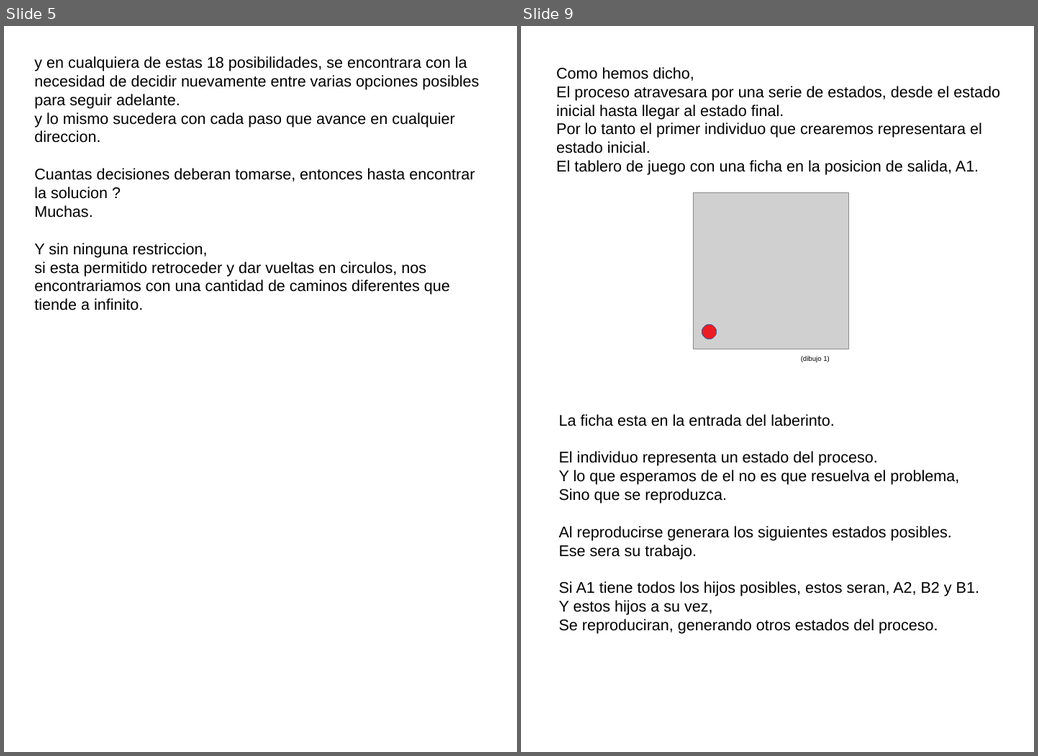
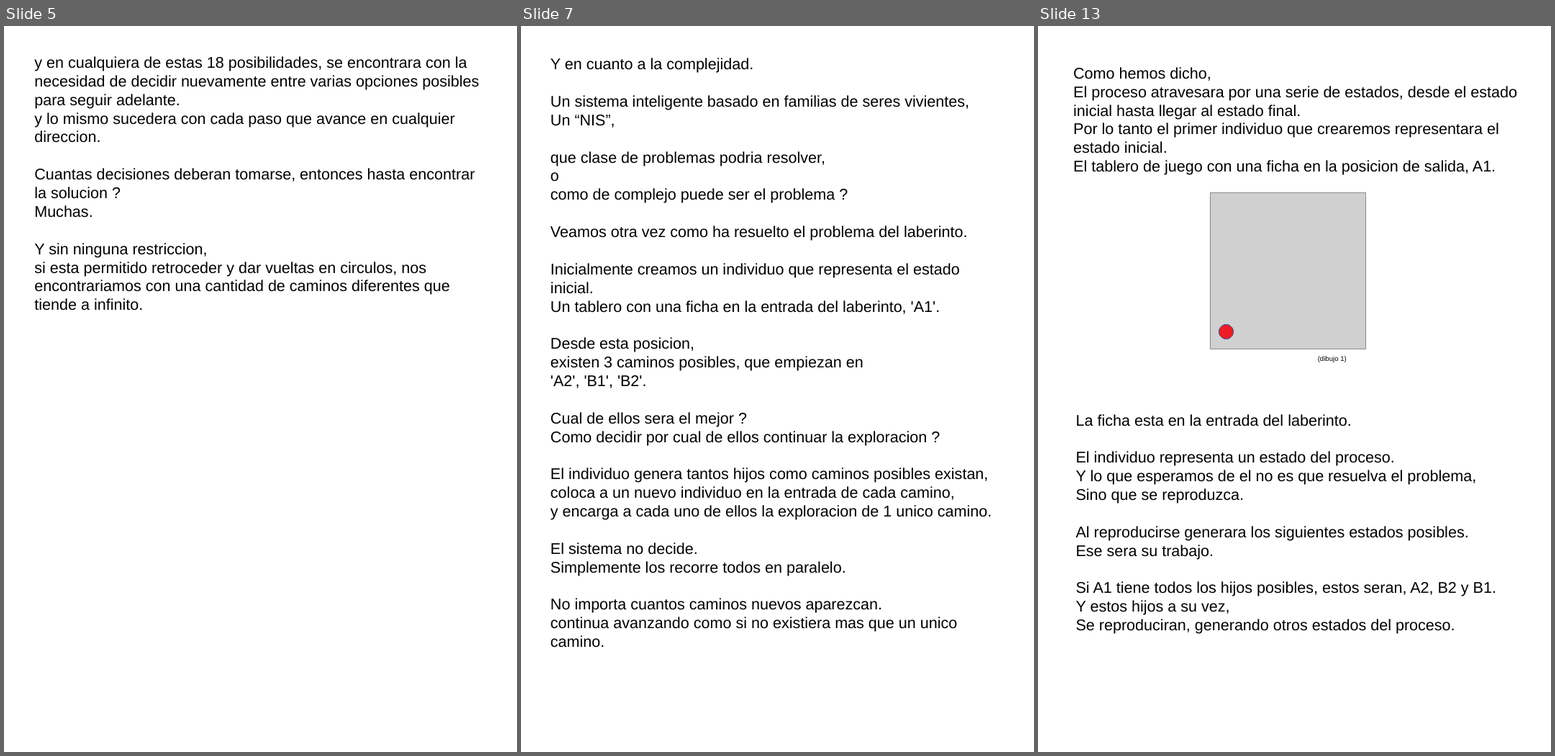
Before and after one commit to fabhrius/La-Cosa, a slide deck: capitulos/Potencia del sistema/Potencia del sistema.odp. Shown side by side, each under a label of ours: slides 5 and 9 before the commit, slides 5, 7 and 13 after it; the slides between them are not shown. The pictures are 1038x756 and 1555x756 pixels, drawn with LibreOffice and Linux fonts; fonts in the diff are those of the drawing; grey boxes stand for pictures. Boxes give left, top, right and bottom in pixels: in the first picture for what was removed or moved away, otherwise in the second. Text is boxed around its words. In the diff, an @@ line names an element or a change of style, - is before the commit and + after.

```diff
--- a/capitulos/Potencia del sistema/Potencia del sistema.odp
+++ b/capitulos/Potencia del sistema/Potencia del sistema.odp
@@ slide 7 added at [521, 26, 1034, 752], background #FFFFFF @@
@@ text added at [551, 58, 992, 632], 18 pt, text #000000 @@
+Y en cuanto a la complejidad.
+Un sistema inteligente basado en familias de seres vivientes,
+Un “NIS”,
+que clase de problemas podria resolver,
+o
+como de complejo puede ser el problema ?
+Veamos otra vez como ha resuelto el problema del laberinto.
+Inicialmente creamos un individuo que representa el estado inicial.
+Un tablero con una ficha en la entrada del laberinto, 'A1'.
+Desde esta posicion,
+existen 3 caminos posibles, que empiezan en
+'A2', 'B1', 'B2'.
+Cual de ellos sera el mejor ?
+Como decidir por cual de ellos continuar la exploracion ?
+El individuo genera tantos hijos como caminos posibles existan, coloca a un nuevo individuo en la entrada de cada camino,
+y encarga a cada uno de ellos la exploracion de 1 unico camino.
+El sistema no decide.
+Simplemente los recorre todos en paralelo.
+No importa cuantos caminos nuevos aparezcan.
+continua avanzando como si no existiera mas que un unico camino.
@@ what was slide 9 is now slide 13 @@
```
Also in this commit, not shown: 1 slide changed, 5 other slides added, 2 slides removed, 1 other file.
